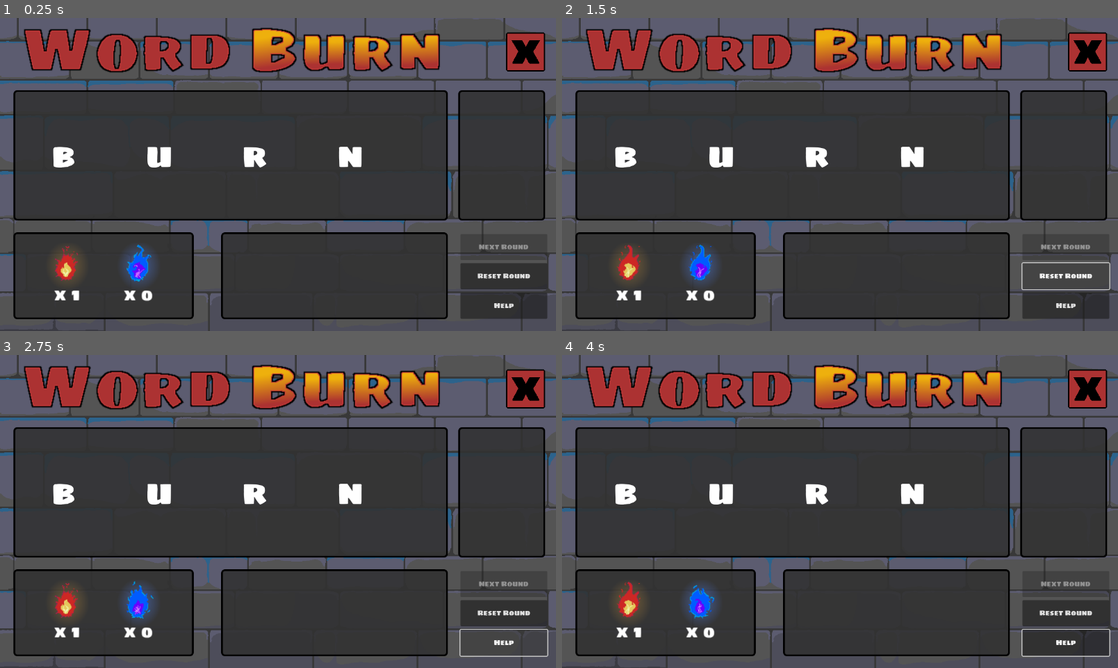
Above: before the commit, frames 1-4 (two rows, left to right).
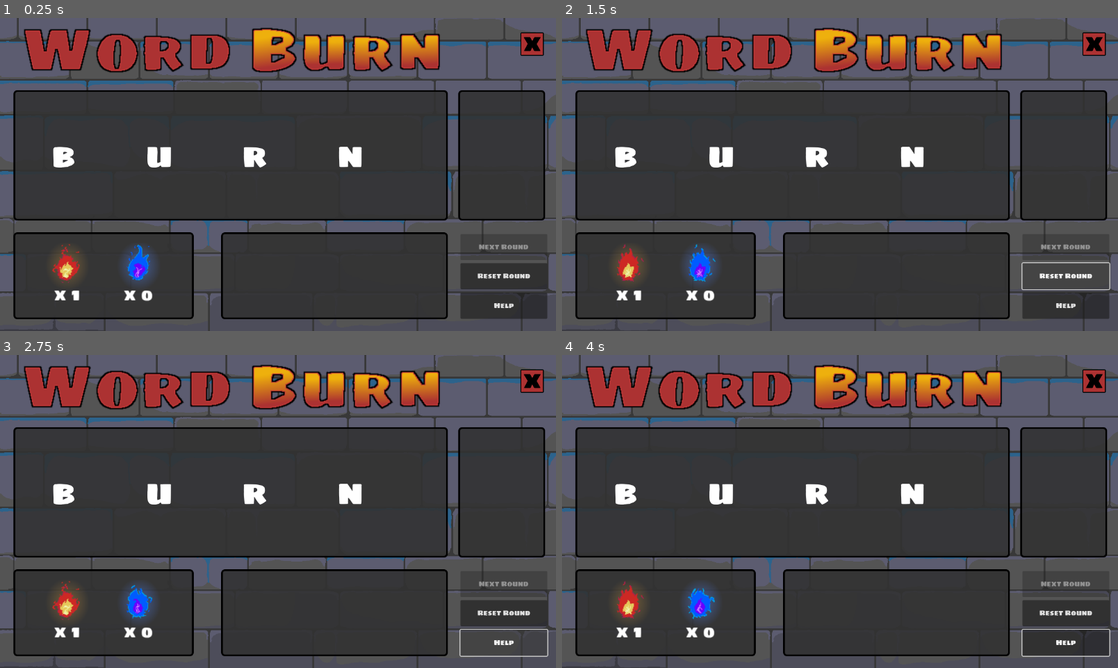
Above: after the commit, the same moments.

Repository: Nono-M/GodotWildJam_83
Game: Godot game, scene res://fallup-games.tscn
The game is run twice, just before and just after one commit, with the same random seed, the same clock (stepped at 60 frames per second) and the same inputs. Before the commit the project starts from res://main.tscn. Video files are missing from this copy of the repository; at most half a second of black plays in their place.
Inputs (mouse positions are in pixels of both pictures, inside the frame that each line leads up to):
- Up to frame 1 (0.25 s): no input
- Up to frame 2 (1.5 s): move the mouse to (962, 158) at 0.52 s; click (962, 158) at 0.67 s; click "Reset Round" at 1.25 s
- Up to frame 3 (2.75 s): click "Help" at 2 s
- Up to frame 4 (4 s): drag from (728, 527) to (623, 492) at 2.77 s; move the mouse to (895, 442) at 3.52 s; click (895, 442) at 3.67 s

The runs differ from the first frame. In frame 1, 1.0% of the frame differs, in the area x 9-99%, y 4-85%; in frame 2, 1.0%; in frame 3, 1.0%; in frame 4, 1.0%.

Commit message:
Adding Fallup Games intro video

Diff:
--- /dev/null
+++ b/assets/fallup-games.tscn
@@ -0,0 +1,27 @@
+[gd_scene load_steps=4 format=3 uid="uid://64o80603oi5n"]
+
+[ext_resource type="VideoStream" path="res://assets/logo_animated_720.ogv" id="1_p8no0"]
+[ext_resource type="Script" path="res://scripts/fallup-games.gd" id="2_k1ogn"]
+[ext_resource type="PackedScene" uid="uid://d2ukjkjpm7ykk" path="res://commons/Menu.tscn" id="3_lxdhw"]
+
+[node name="Fallup-games" type="Node2D"]
+script = ExtResource("2_k1ogn")
+
+[node name="ColorRect" type="ColorRect" parent="."]
+offset_left = -71.0
+offset_top = -57.0
+offset_right = 1315.0
+offset_bottom = 834.0
+color = Color(0, 0, 0, 1)
+
+[node name="VideoStreamPlayer" type="VideoStreamPlayer" parent="."]
+offset_left = 280.0
+offset_right = 1000.0
+offset_bottom = 720.0
+stream = ExtResource("1_p8no0")
+autoplay = true
+
+[node name="Menu" parent="." instance=ExtResource("3_lxdhw")]
+visible = false
+
+[connection signal="finished" from="VideoStreamPlayer" to="." method="_on_finished"]
--- /dev/null
+++ b/fallup-games.tscn
@@ -0,0 +1,23 @@
+[gd_scene load_steps=3 format=3 uid="uid://ckdeckflc8col"]
+
+[ext_resource type="VideoStream" path="res://assets/logo_animated_720.ogv" id="1_p8no0"]
+[ext_resource type="Script" path="res://scripts/fallup-games.gd" id="2_k1ogn"]
+
+[node name="Fallup-games" type="Node2D"]
+script = ExtResource("2_k1ogn")
+
+[node name="ColorRect" type="ColorRect" parent="."]
+offset_left = -71.0
+offset_top = -57.0
+offset_right = 1315.0
+offset_bottom = 834.0
+color = Color(0, 0, 0, 1)
+
+[node name="VideoStreamPlayer" type="VideoStreamPlayer" parent="."]
+offset_left = 280.0
+offset_right = 1000.0
+offset_bottom = 720.0
+stream = ExtResource("1_p8no0")
+autoplay = true
+
+[connection signal="finished" from="VideoStreamPlayer" to="." method="_on_finished"]
--- a/interface.tscn
+++ b/interface.tscn
@@ -82,10 +82,11 @@
 
 [node name="QuitButton" type="TextureButton" parent="."]
 layout_mode = 0
-offset_left = 1165.0
+offset_left = 1198.0
 offset_top = 33.0
-offset_right = 1255.0
+offset_right = 1288.0
 offset_bottom = 123.0
+scale = Vector2(0.6, 0.6)
 texture_normal = ExtResource("5_e55gs")
 texture_hover = ExtResource("6_sekti")
 
--- a/main.tscn
+++ b/main.tscn
@@ -39,6 +39,7 @@
 autowrap_mode = 2
 
 [node name="Sprite2D" type="Sprite2D" parent="."]
+texture_filter = 4
 position = Vector2(534, 74)
 scale = Vector2(1.5, 1.5)
 texture = ExtResource("5_unr4y")
--- a/project.godot
+++ b/project.godot
@@ -11,7 +11,7 @@
 [application]
 
 config/name="GodotWildJam83"
-run/main_scene="res://main.tscn"
+run/main_scene="res://fallup-games.tscn"
 config/features=PackedStringArray("4.3", "Forward Plus")
 config/icon="res://assets/icon.svg"
 
--- /dev/null
+++ b/scripts/fallup-games.gd
@@ -0,0 +1,14 @@
+extends Node
+
+# Called when the node enters the scene tree for the first time.
+func _ready():
+	pass # Replace with function body.
+
+
+# Called every frame. 'delta' is the elapsed time since the previous frame.
+func _process(_delta):
+	pass
+
+
+func _on_finished():
+	get_tree().change_scene_to_file.bind("res://main.tscn").call_deferred()
--- a/scripts/global.gd
+++ b/scripts/global.gd
@@ -7,11 +7,6 @@
 var current_round:int = 1
 var rounds_dict:Dictionary
 var letter_lit:bool = false
-
-func _ready() -> void:
-	red_counter_label = get_tree().root.get_node("Main/FlamesBox/RedFlame/Counter")
-	blue_counter_label = get_tree().root.get_node("Main/FlamesBox/BlueFlame/Counter")
-	yellow_counter_label = get_tree().root.get_node("Main/FlamesBox/YellowFlame/Counter")
 
 func red_flame(letter):
 	#print(letter.get_parent())
--- a/scripts/main.gd
+++ b/scripts/main.gd
@@ -5,8 +5,14 @@
 func _ready():
 	#Global.load_word(Data._key_word)
 	#Global.load_flames(Data._red_flames,Data._blue_flames, Data._yellow_flames)
+	Global.red_counter_label = get_tree().root.get_node("Main/FlamesBox/RedFlame/Counter")
+	Global.blue_counter_label = get_tree().root.get_node("Main/FlamesBox/BlueFlame/Counter")
+	Global.yellow_counter_label = get_tree().root.get_node("Main/FlamesBox/YellowFlame/Counter")
+
 	Global.load_json()
 	Global.load_round_data(1)
+
+
 	#print_tree_pretty()
 
 
Not shown, added: assets/logo_animated_720.ogv
